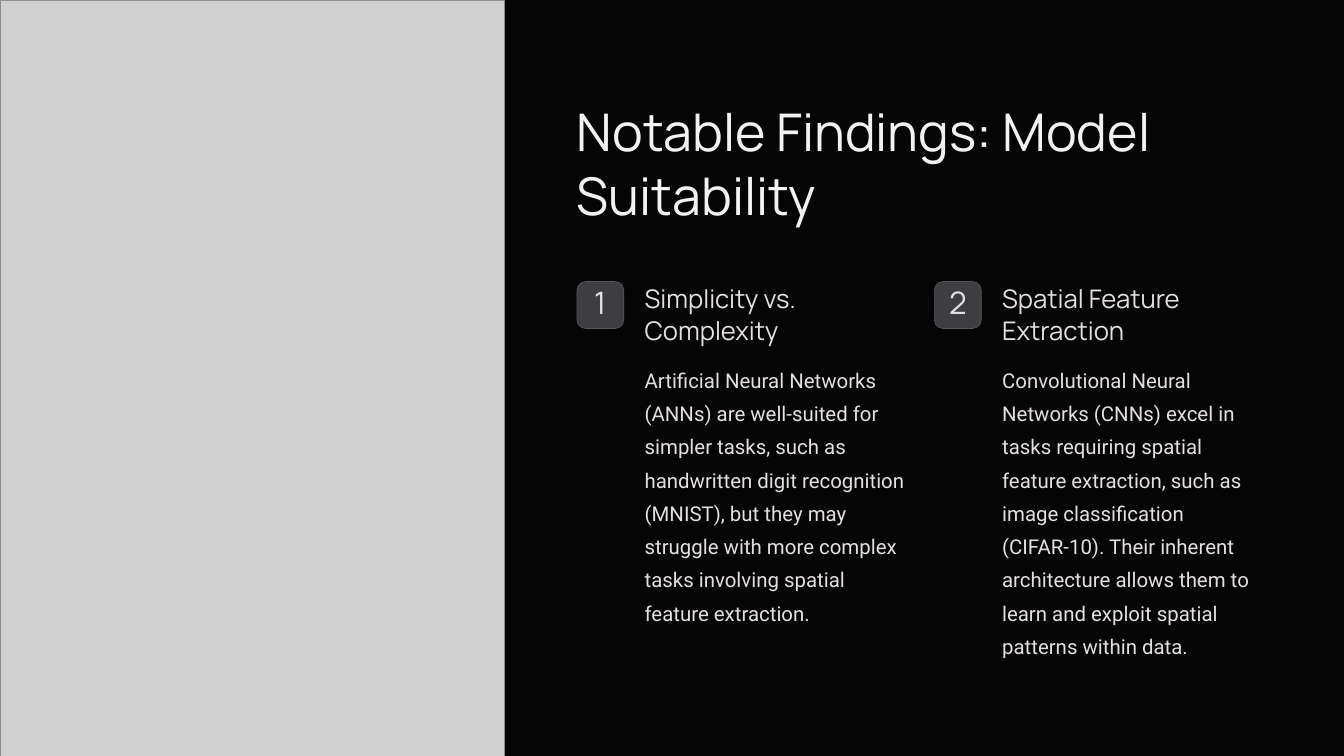
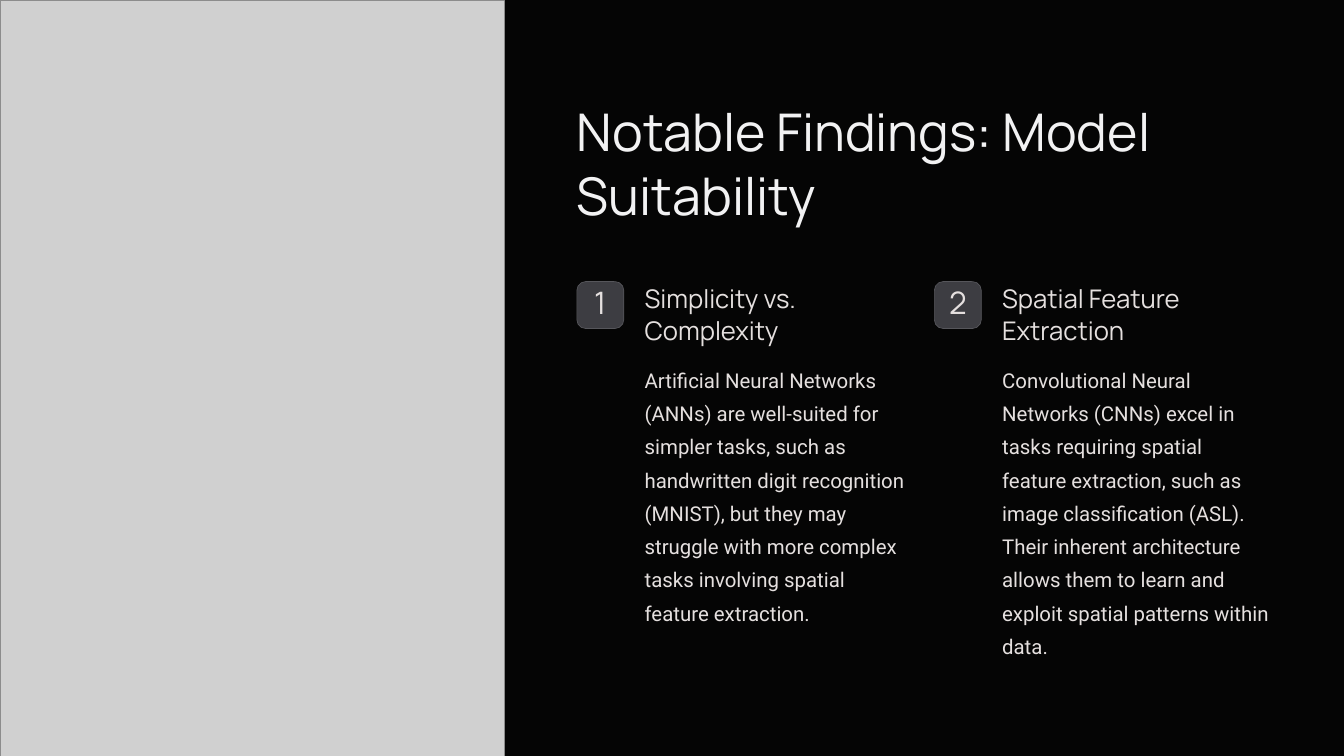
Before and after one commit to SYED-ALI-5/ANN-CNN-Project, a slide deck: slide 9 of ANN-CNN Project.pptx (slide 8 before the commit). Drawn at 1344x756 pixels with LibreOffice and Linux fonts; fonts in the diff are those of the drawing; grey boxes stand for pictures; background and template pictures are left out. Boxes give left, top, right and bottom in pixels: in the first picture for what was removed or moved away, otherwise in the second. Text is boxed around its words. In the diff, an @@ line names an element or a change of style, - is before the commit and + after.

```diff
--- a/ANN-CNN Project.pptx
+++ b/ANN-CNN Project.pptx
@@ text at [1002,372,1268,654]: text changed @@
-Convolutional Neural Networks (CNNs) excel in tasks requiring spatial feature extraction, such as image classification (CIFAR-10). Their inherent architecture allows them to learn and exploit spatial patterns within data.
+Convolutional Neural Networks (CNNs) excel in tasks requiring spatial feature extraction, such as image classification (ASL). Their inherent architecture allows them to learn and exploit spatial patterns within data.
```
Also in this commit, not shown: 7 other slides changed, 1 slide added, 1 other file.
